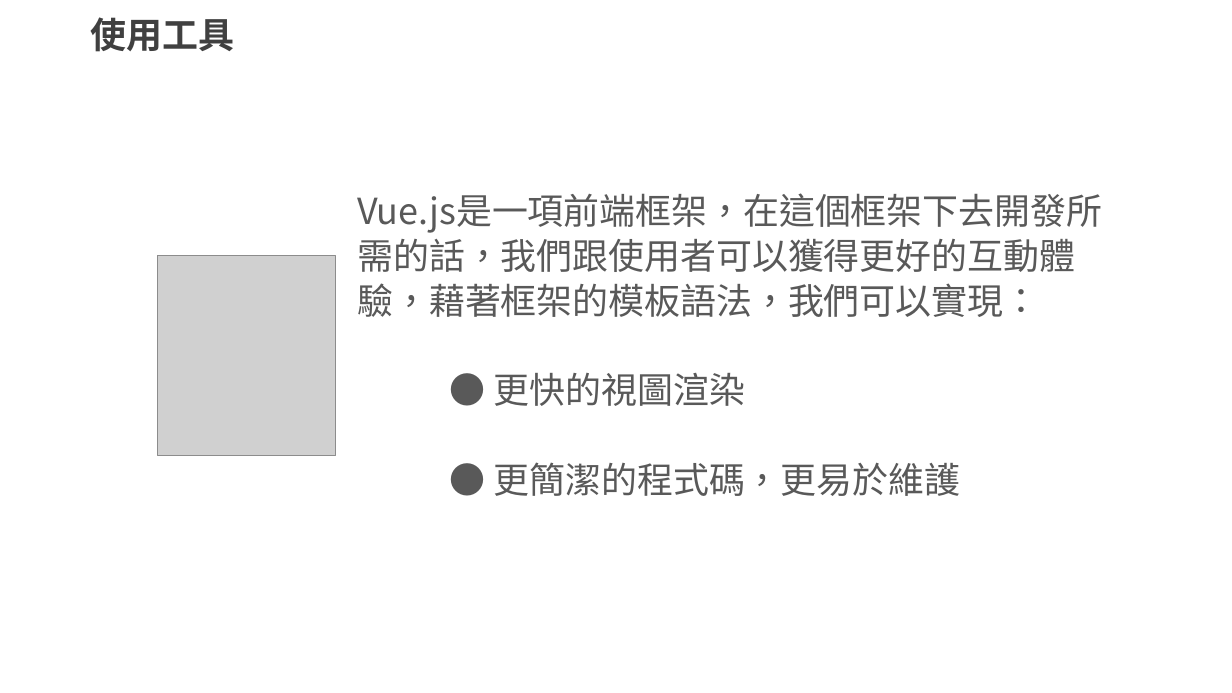
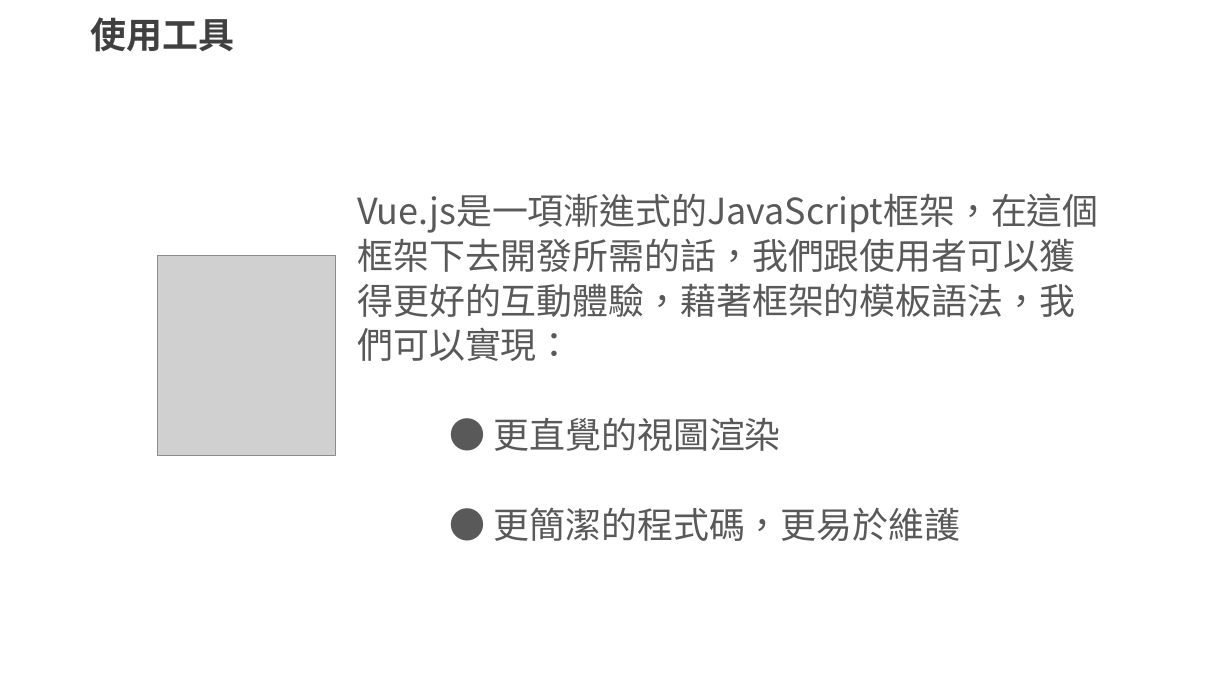
Before and after one commit to Hightwo1028/my_midproject, a slide deck: slide 5 of mid_Project.pptx. Drawn at 1232x693 pixels with LibreOffice and Linux fonts; fonts in the diff are those of the drawing; grey boxes stand for pictures; background and template pictures are left out. Boxes give left, top, right and bottom in pixels: in the first picture for what was removed or moved away, otherwise in the second. Text is boxed around its words. In the diff, an @@ line names an element or a change of style, - is before the commit and + after.

```diff
--- a/mid_Project.pptx
+++ b/mid_Project.pptx
@@ text at <box>357,193,1098,451</box>: text changed @@
-Vue.js是一項前端框架，在這個框架下去開發所需的話，我們跟使用者可以獲得更好的互動體驗，藉著框架的模板語法，我們可以實現：
-● 更快的視圖渲染
+Vue.js是一項漸進式的JavaScript框架，在這個框架下去開發所需的話，我們跟使用者可以獲得更好的互動體驗，藉著框架的模板語法，我們可以實現：
+● 更直覺的視圖渲染
```
Also in this commit, not shown: 2 other slides changed, 2 slides added.
